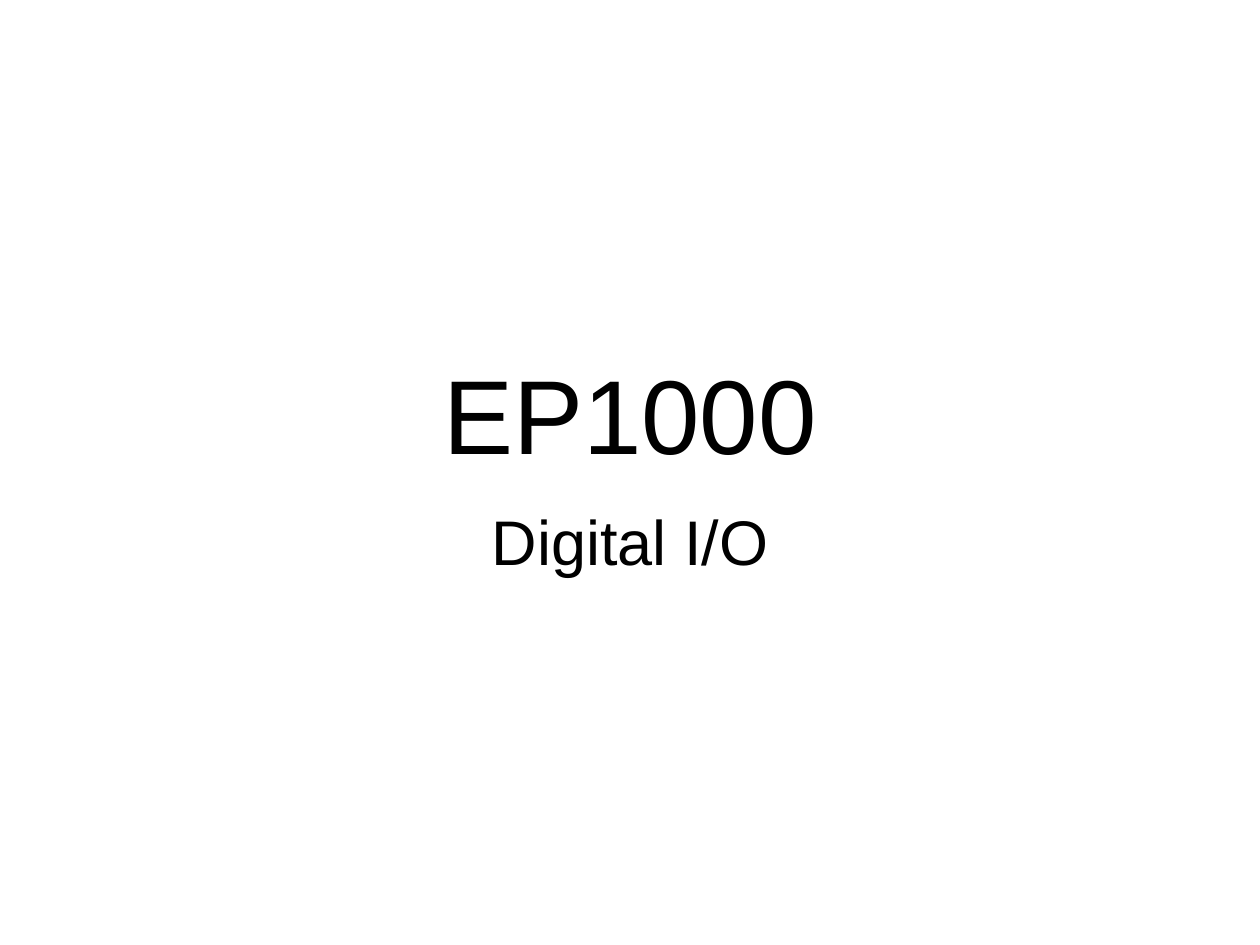
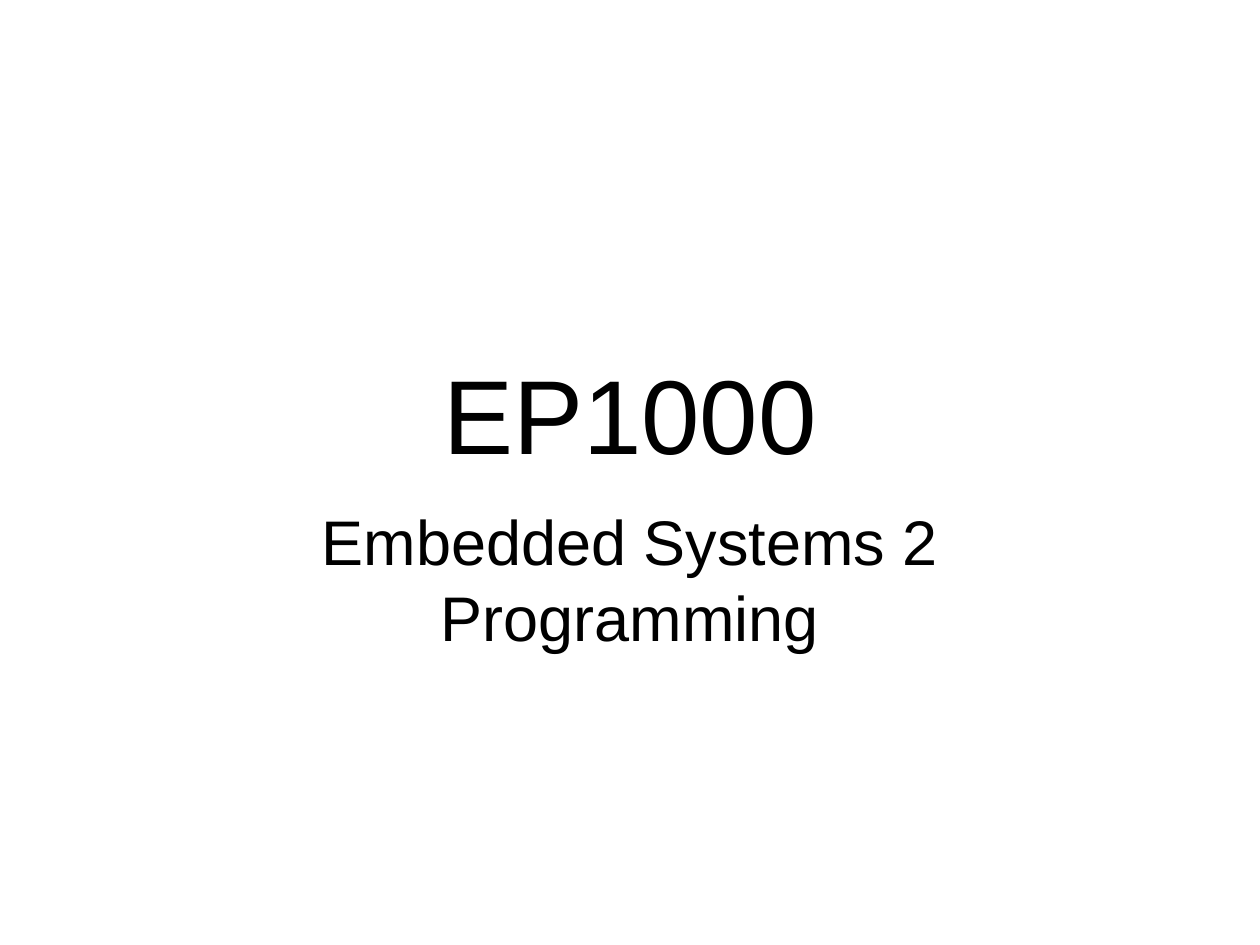
Before and after one commit to RDorville/digfab, a slide deck: slide 1 of presentations/ep1000_embedded2/ep1000_embedded2.pptx. Drawn at 1260x945 pixels with LibreOffice and Linux fonts; fonts in the diff are those of the drawing; background and template pictures are left out. Boxes give left, top, right and bottom in pixels: in the first picture for what was removed or moved away, otherwise in the second. Text is boxed around its words. In the diff, an @@ line names an element or a change of style, - is before the commit and + after.

```diff
--- a/presentations/ep1000_embedded2/ep1000_embedded2.pptx
+++ b/presentations/ep1000_embedded2/ep1000_embedded2.pptx
@@ subtitle at <box>322,519,938,652</box>: text changed @@
-Digital I/O
+Embedded Systems 2
+Programming
```
Also in this commit, not shown: 1 other slide changed, 15 slides added, 18 slides removed, 1 other file.
